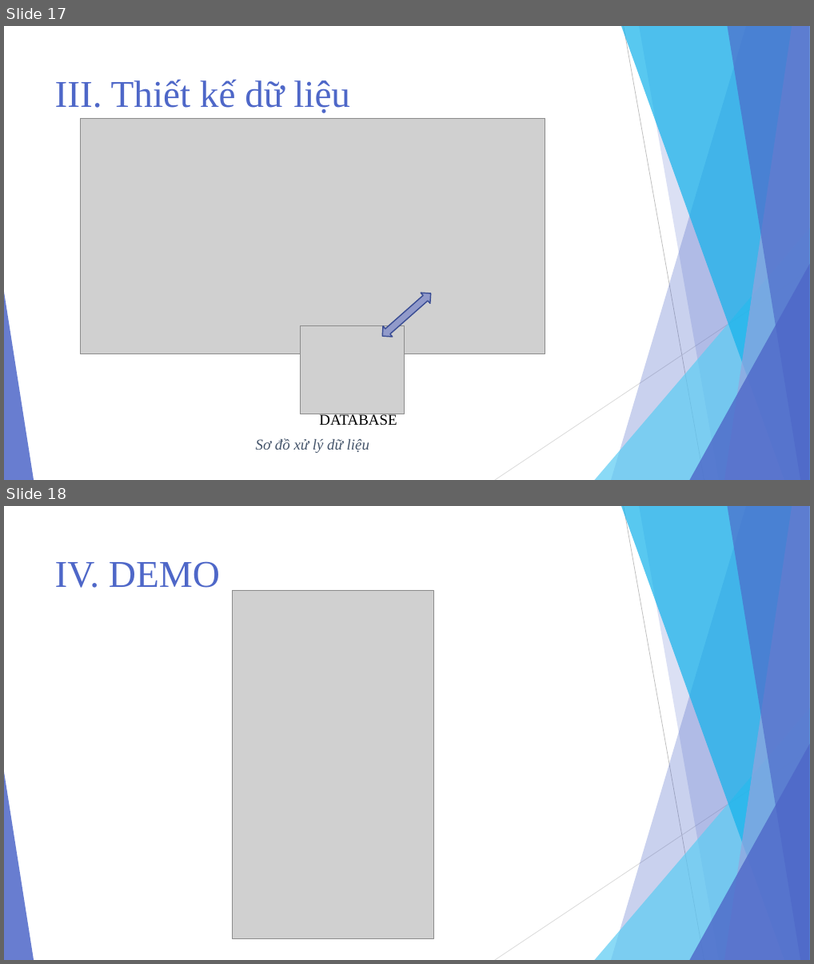
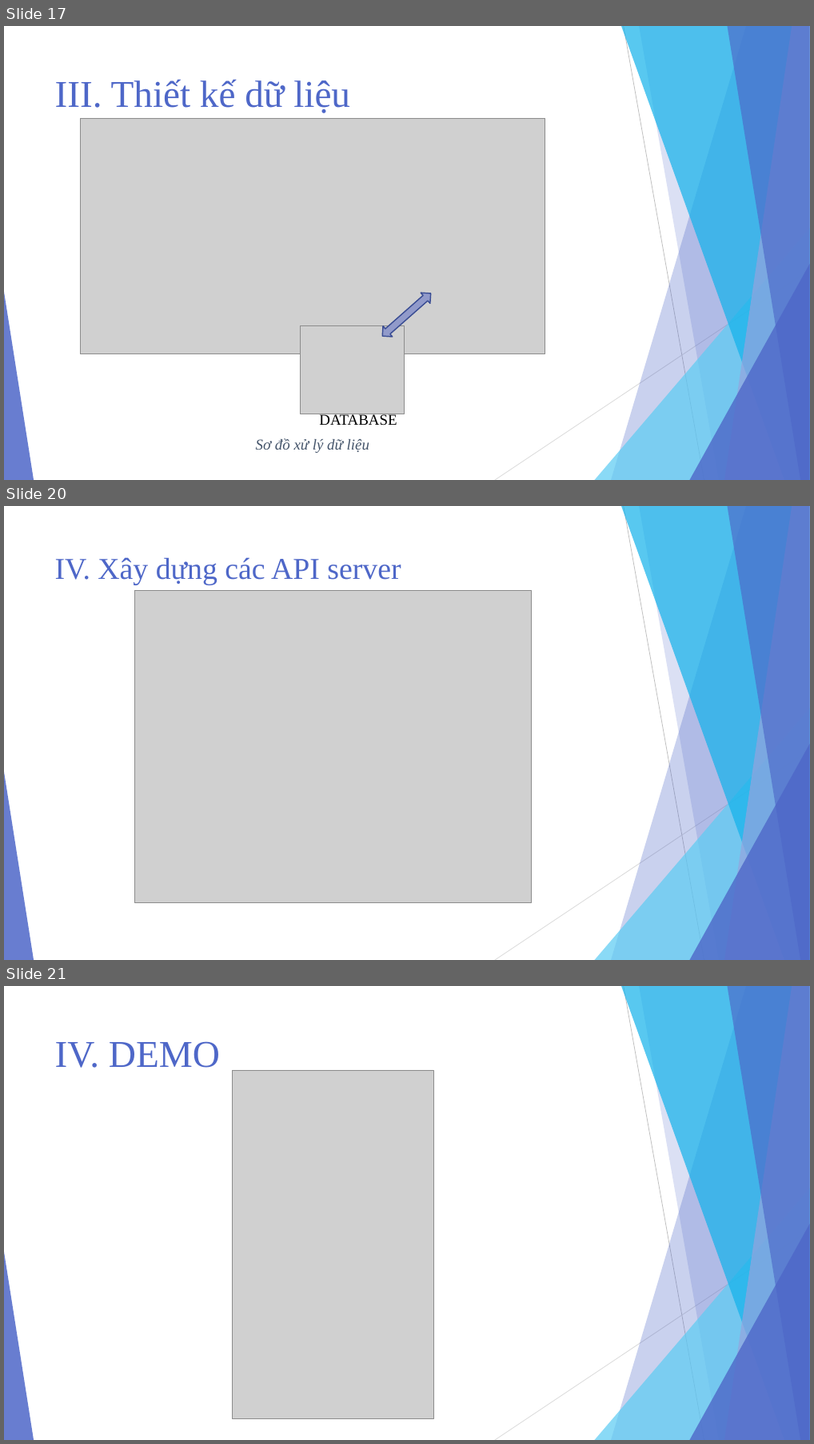
Before and after one commit to TMTAI/Android, a slide deck: Presentation-LuanVan.pptx. Shown one above the other, each under a label of ours: slides 17 and 18 before the commit, slides 17, 20 and 21 after it; the slides between them are not shown. The pictures are 814x964 and 814x1444 pixels, drawn with LibreOffice and Linux fonts; fonts in the diff are those of the drawing; grey boxes stand for pictures. Boxes give left, top, right and bottom in pixels: in the first picture for what was removed or moved away, otherwise in the second. Text is boxed around its words. In the diff, an @@ line names an element or a change of style, - is before the commit and + after.

```diff
--- a/Presentation-LuanVan.pptx
+++ b/Presentation-LuanVan.pptx
@@ slide 20 added at (4, 506, 810, 960), background #FFFFFF; not listed: 10 template elements that a slide beside it also shows @@
@@ title added at (55, 557, 401, 585), 36 pt, text #4E67C8 @@
+IV. Xây dựng các API server
@@ picture added at (135, 590, 531, 903) @@
@@ what was slide 18 is now slide 21 @@
```
Also in this commit, not shown: 5 slides changed, 2 other slides added, 1 other file.
